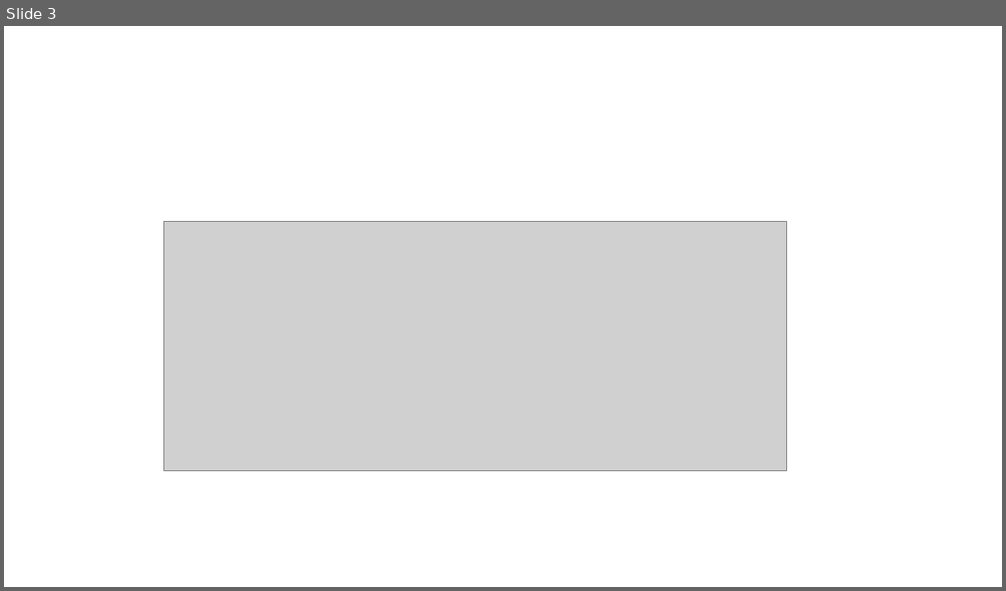
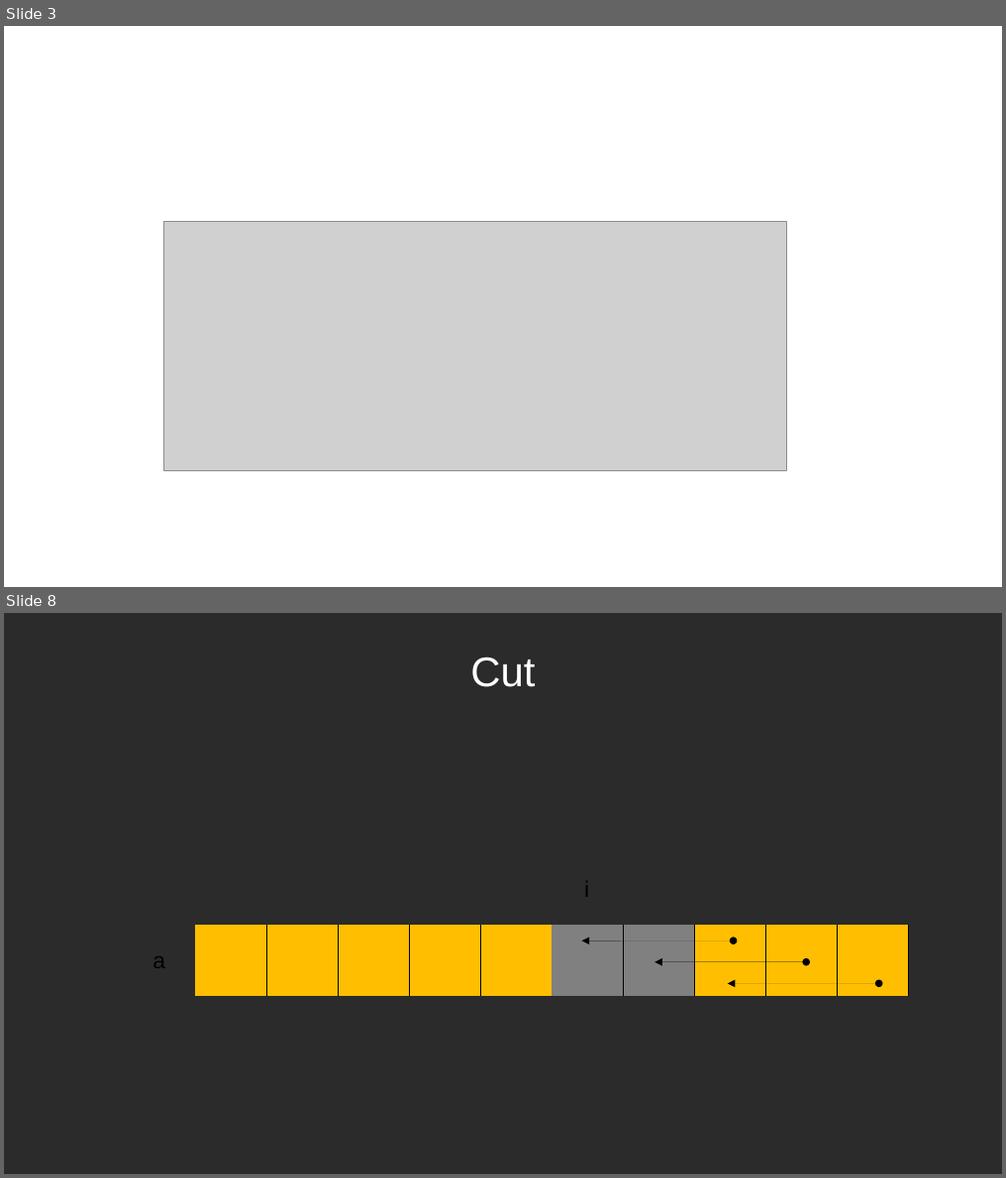
Before and after one commit to oneleo/golang-cht, a slide deck: images/images.odp. Shown one above the other, each under a label of ours: slide 3 before the commit, slides 3 and 8 after it; the slides between them are not shown. The pictures are 1006x591 and 1006x1178 pixels, drawn with LibreOffice and Linux fonts; fonts in the diff are those of the drawing; grey boxes stand for pictures; background and template pictures are left out; a plain dark background stands for a picture behind light text. Boxes give left, top, right and bottom in pixels: in the first picture for what was removed or moved away, otherwise in the second. Text is boxed around its words. In the diff, an @@ line names an element or a change of style, - is before the commit and + after.

```diff
--- a/images/images.odp
+++ b/images/images.odp
@@ slide 8 added at (x1=4, y1=613, x2=1002, y2=1174), background picture (left out) @@
@@ title added at (x1=470, y1=657, x2=535, y2=687), 33 pt, text #FFFFFF @@
+Cut
@@ table added at (x1=124, y1=711, x2=911, y2=1067), 5 rows, 11 columns @@
+ |  |  |  |  |  |  |  |  |  | 
+ |  |  |  |  |  |  |  |  |  | 
+ |  |  |  |  |  | i |  |  |  | 
+a |  |  |  |  |  |  |  |  |  | 
+ |  |  |  |  |  |  |  |  |  | 
@@ double arrow added from (734, 941) to (582, 941), #000000 0 pt @@
@@ double arrow added from (806, 962) to (655, 962), #000000 0 pt @@
@@ double arrow added from (880, 983) to (728, 983), #000000 0 pt @@
```
Also in this commit, not shown: 10 other slides added.
